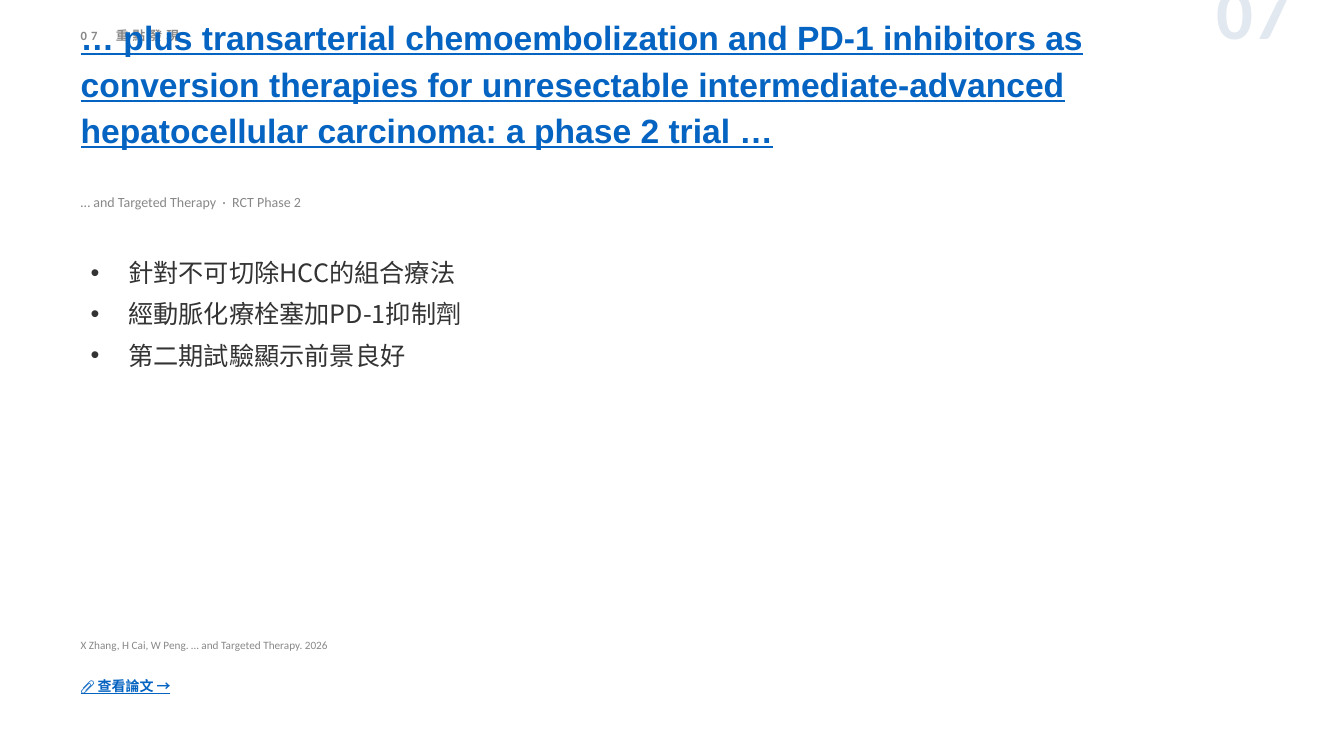
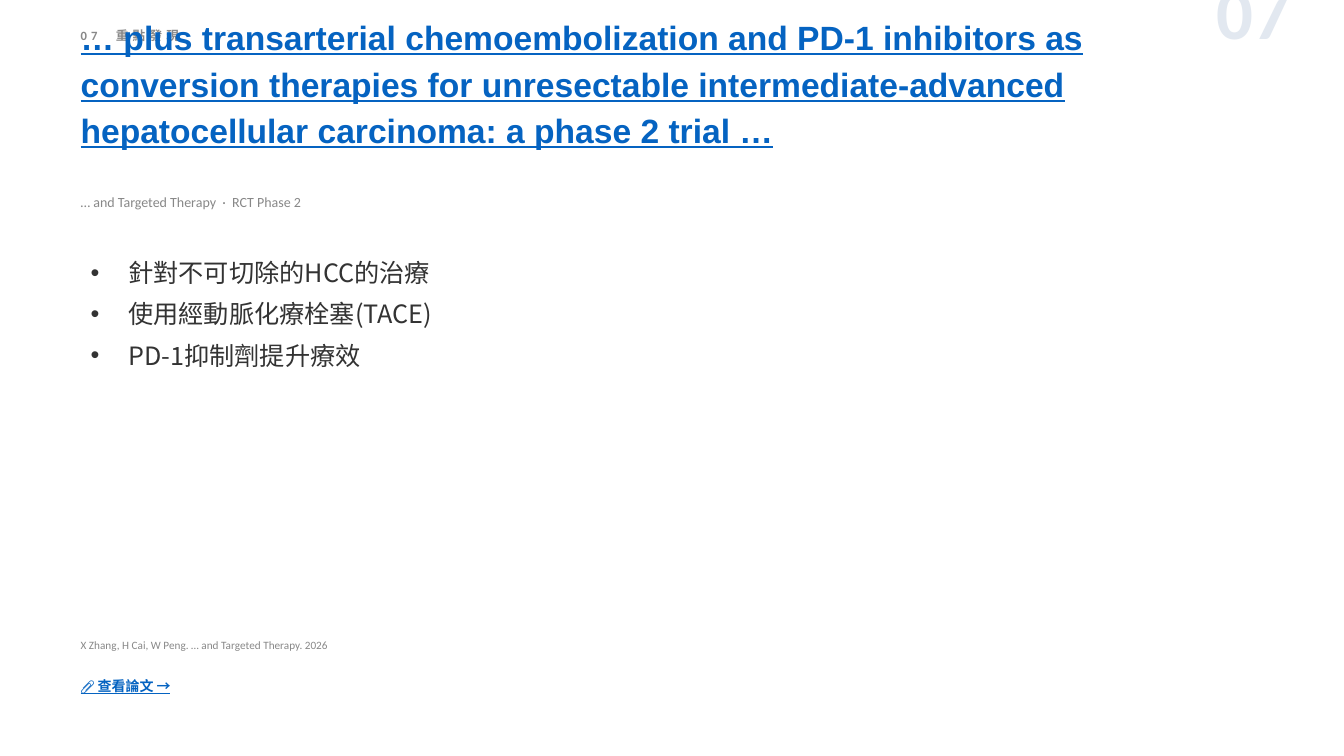
Before and after one commit to jejenhu-maker/hcc-weekly-digest, a slide deck: slide 9 of docs/digest-zh.pptx. Drawn at 1344x756 pixels with LibreOffice and Linux fonts; fonts in the diff are those of the drawing. Boxes give left, top, right and bottom in pixels: in the first picture for what was removed or moved away, otherwise in the second. Text is boxed around its words. In the diff, an @@ line names an element or a change of style, - is before the commit and + after.

```diff
--- a/docs/digest-zh.pptx
+++ b/docs/digest-zh.pptx
@@ text at box(128, 261, 432, 367): text changed @@
-• 針對不可切除HCC的組合療法
-• 經動脈化療栓塞加PD-1抑制劑
-• 第二期試驗顯示前景良好
+• 針對不可切除的HCC的治療
+• 使用經動脈化療栓塞(TACE)
+• PD-1抑制劑提升療效
```
Also in this commit, not shown: 13 other slides changed, 2 other files.
